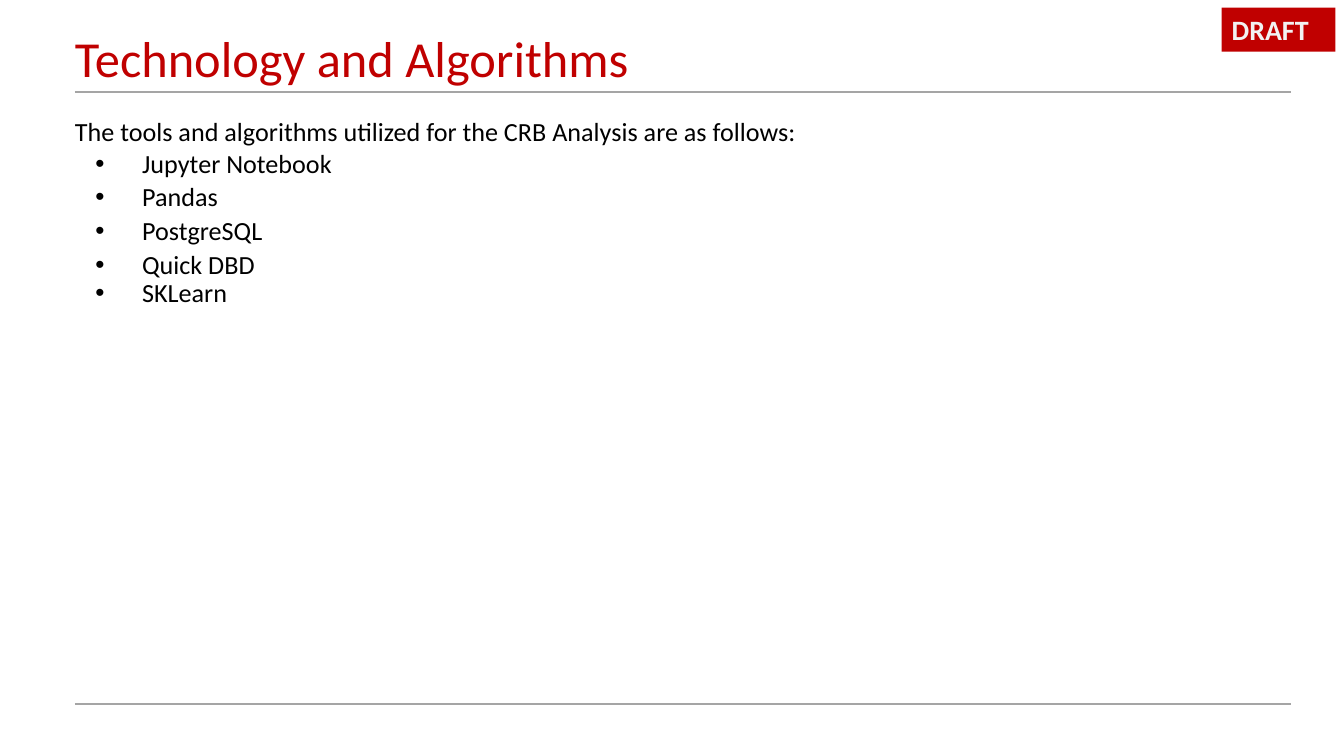
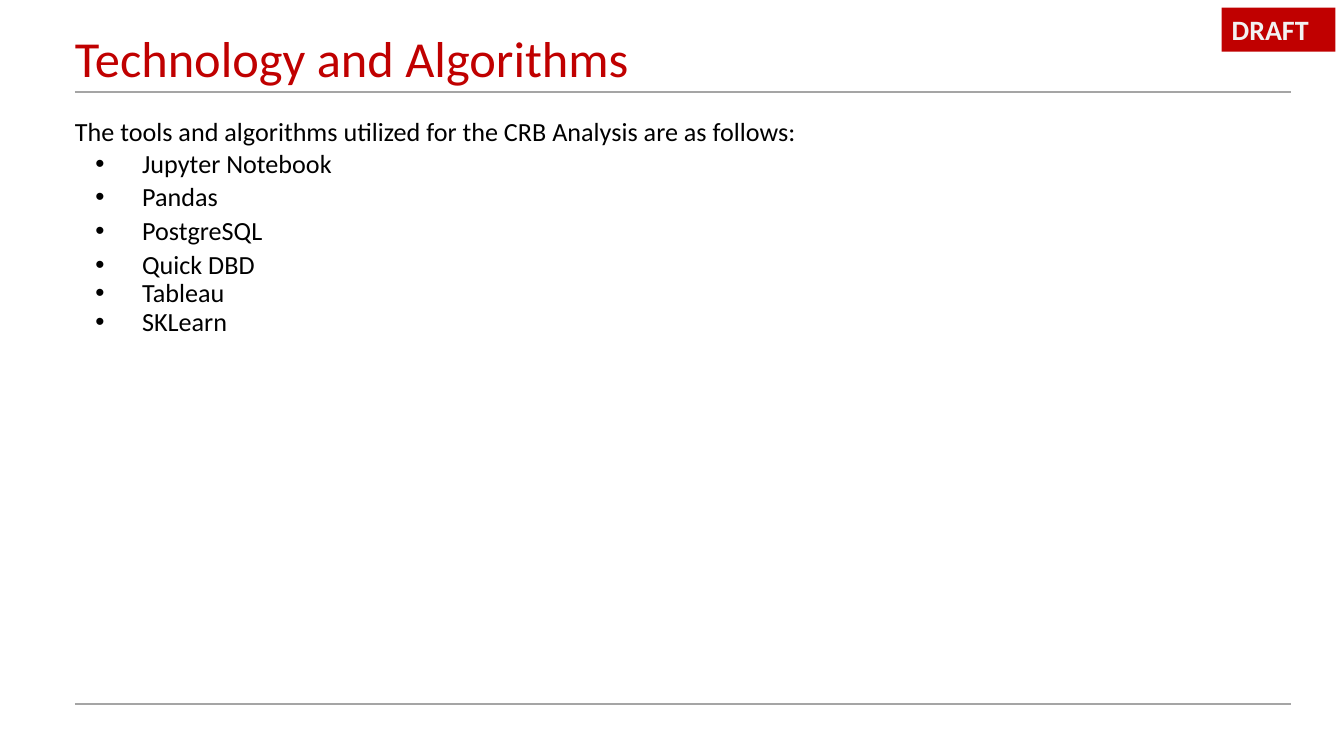
Before and after one commit to Qu3enK/CRBAnalysis_FinalProject, a slide deck: slide 9 of Segment 2/Colorado Basin River Analysis.pptx (slide 6 before the commit). Drawn at 1344x756 pixels with LibreOffice and Linux fonts; fonts in the diff are those of the drawing. Boxes give left, top, right and bottom in pixels: in the first picture for what was removed or moved away, otherwise in the second. Text is boxed around its words. In the diff, an @@ line names an element or a change of style, - is before the commit and + after.

```diff
--- a/Segment 2/Colorado Basin River Analysis.pptx
+++ b/Segment 2/Colorado Basin River Analysis.pptx
@@ text at [142, 284, 224, 303]: paragraph added @@
+• Tableau
```
Also in this commit, not shown: 2 other slides changed, 3 slides added.
